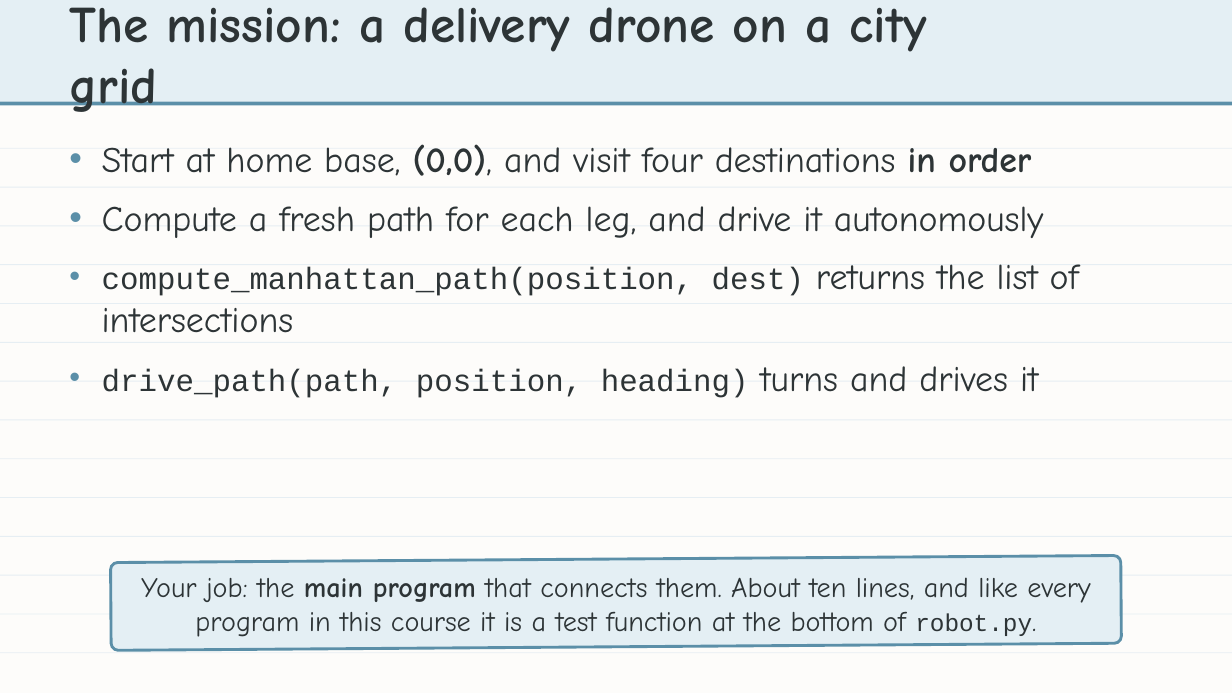
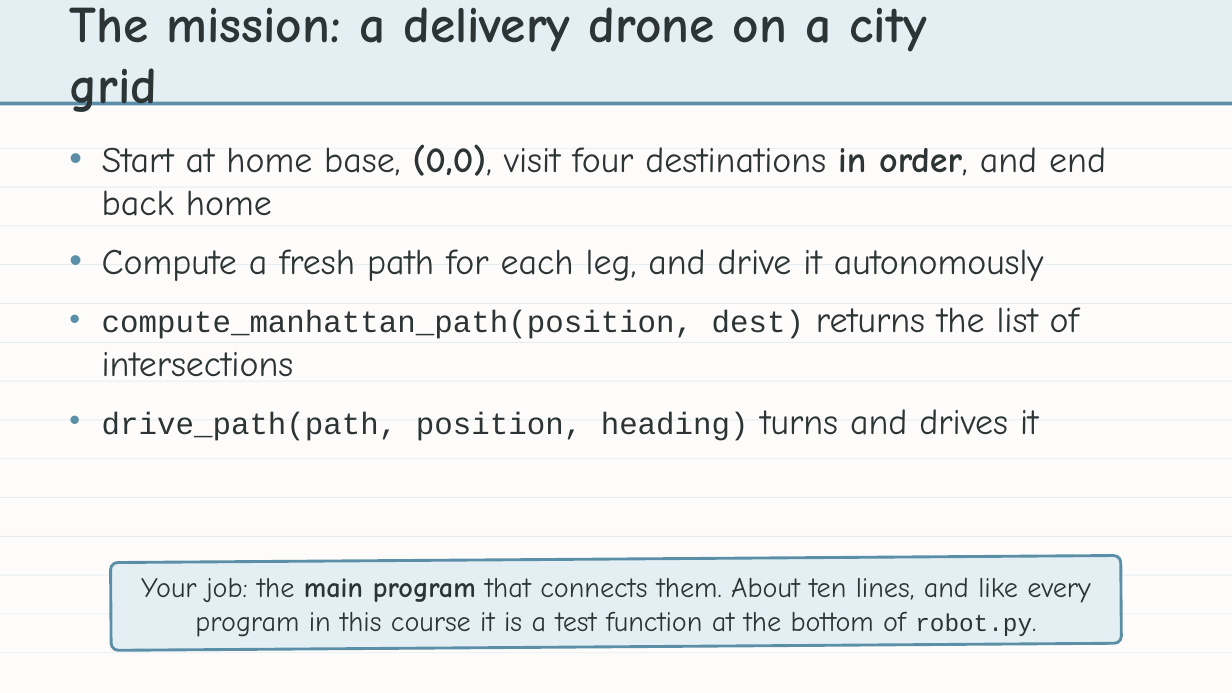
Before and after one commit to bradamiller/LearningPython, a slide deck: slide 2 of static/slides/module-04-manhattan/module-4-lesson-07-final-project.pptx. Drawn at 1232x693 pixels with LibreOffice and Linux fonts; fonts in the diff are those of the drawing. Boxes give left, top, right and bottom in pixels: in the first picture for what was removed or moved away, otherwise in the second. Text is boxed around its words. In the diff, an @@ line names an element or a change of style, - is before the commit and + after.

```diff
--- a/static/slides/module-04-manhattan/module-4-lesson-07-final-project.pptx
+++ b/static/slides/module-04-manhattan/module-4-lesson-07-final-project.pptx
@@ text at (102,144,1106,216): text changed @@
-• Start at home base, (0,0), and visit four destinations in order
+• Start at home base, (0,0), visit four destinations in order, and end back home
```
Also in this commit, not shown: 4 other slides changed, 8 slides removed, 2 other files.
